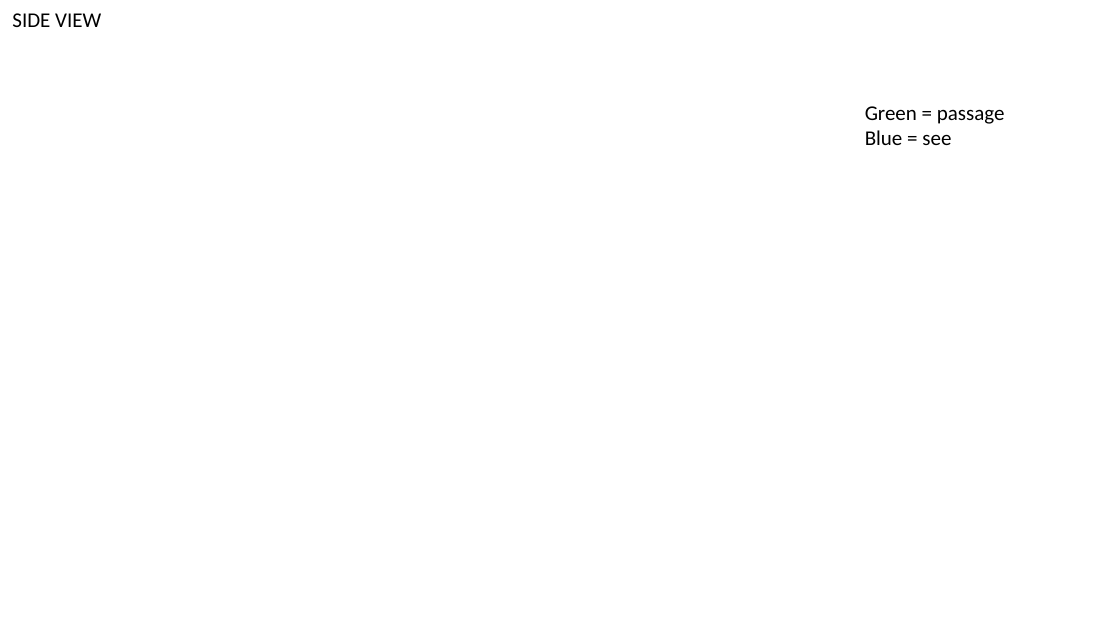
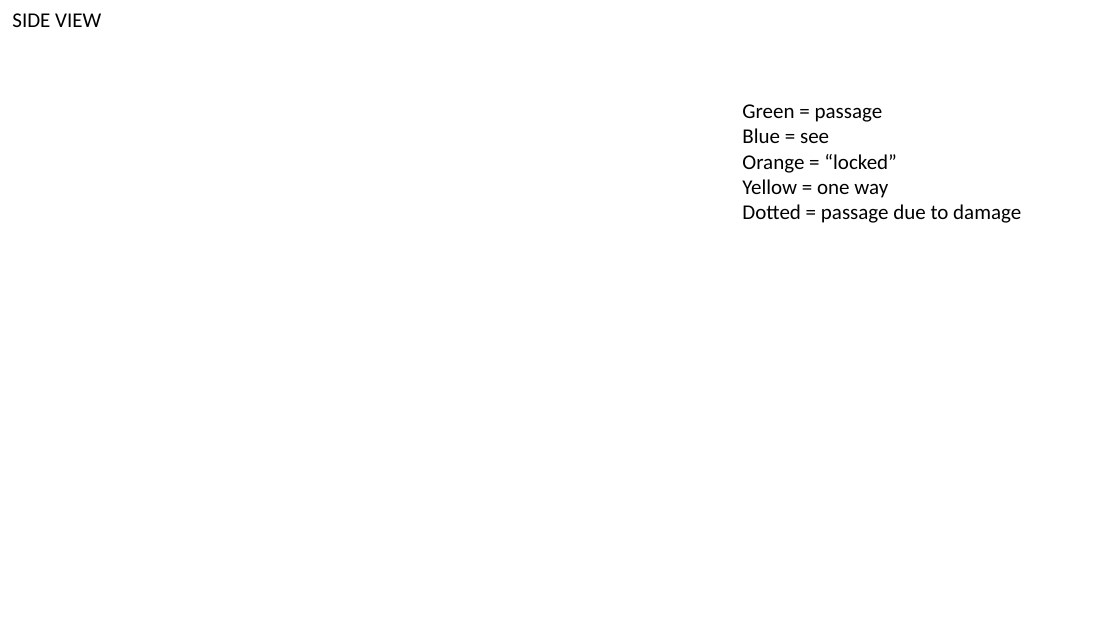
Before and after one commit to Tchetchouille/ijo-musi, a slide deck: slide 2 of Design Documents/Space/Temple Plan V1.pptx. Drawn at 1120x630 pixels with LibreOffice and Linux fonts; fonts in the diff are those of the drawing. Boxes give left, top, right and bottom in pixels: in the first picture for what was removed or moved away, otherwise in the second. Text is boxed around its words. In the diff, an @@ line names an element or a change of style, - is before the commit and + after.

```diff
--- a/Design Documents/Space/Temple Plan V1.pptx
+++ b/Design Documents/Space/Temple Plan V1.pptx
@@ text "Green = passage": place and size @@
-text "Green = passage" at bbox=[865, 106, 1005, 145]
+text "Green = passage" at bbox=[742, 104, 1021, 223]
@@ text at bbox=[742, 154, 1021, 223]: paragraphs added @@
+Orange = “locked”
+Yellow = one way
+Dotted = passage due to damage
```
Also in this commit, not shown: 3 other slides changed, 49 other files.
